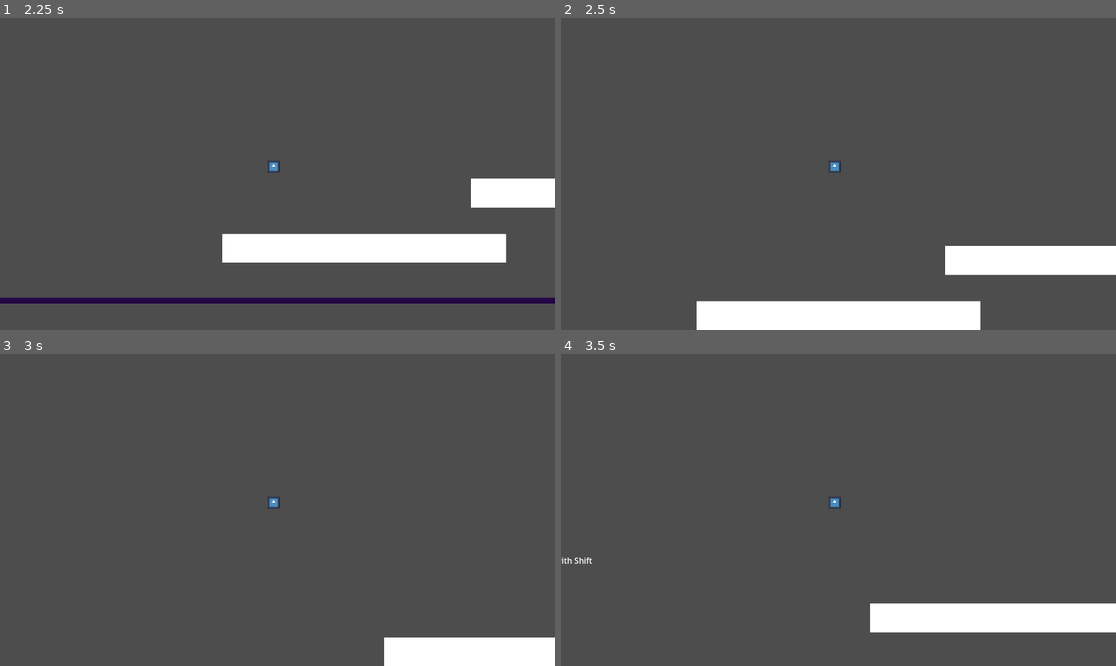
Above: before the commit, frames 1-4 (two rows, left to right).
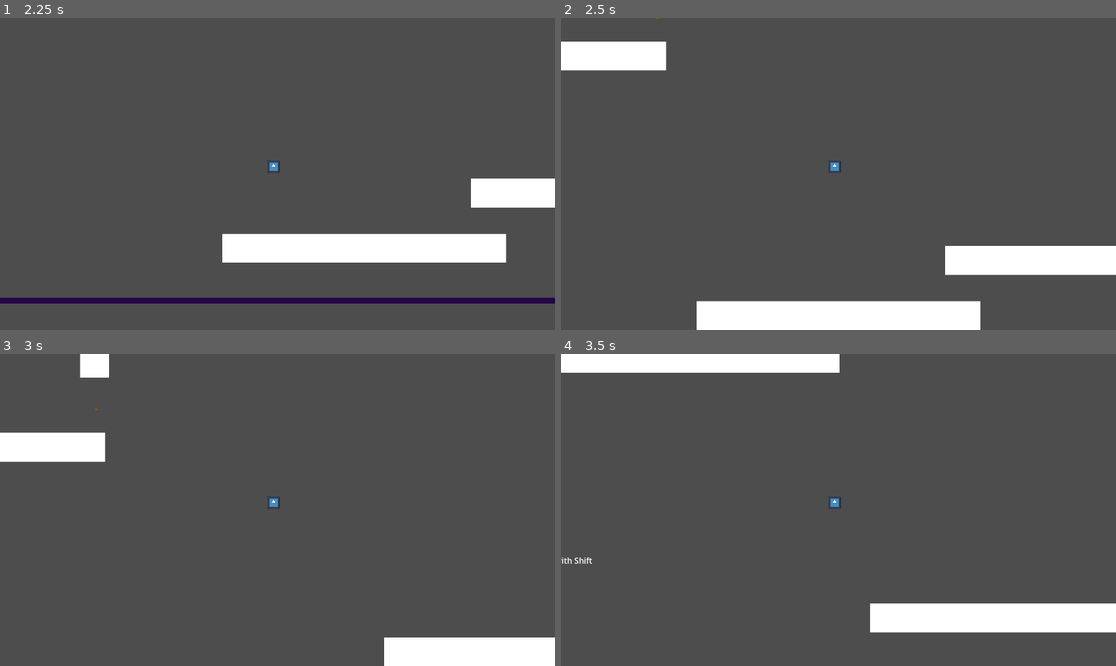
Above: after the commit, the same moments.

Repository: Arkcorner/Insecurity
Game: Godot game, scene res://UI/main_menu.tscn
The game is run twice, just before and just after one commit, with the same random seed, the same clock (stepped at 60 frames per second) and the same inputs. The engine's default icon, where the game draws it, is replaced by a stand-in: a white triangle on a blue panel in a dark square.
Inputs (mouse positions are in pixels of both pictures, inside the frame that each line leads up to):
- Up to frame 1 (2.25 s): click "Play" at 0.5 s; move the mouse to (399, 158) at 1.27 s; hold Ctrl (crouch) 1.28-2.03 s; hold D (right) from 1.28 s (still down); click (399, 158) at 1.42 s; tap Space (jump) at 1.52 s; move the mouse to (166, 189) at 2.02 s; tap C (dash) at 2.1 s
- Up to frame 2 (2.5 s): keep holding D (right); tap Space (jump) at 2.27 s
- Up to frame 3 (3 s): move the mouse to (333, 441) at 2.77 s; release D (right) at 2.78 s; hold A (left) from 2.78 s (still down); hold Shift (sprint) from 2.78 s (still down)
- Up to frame 4 (3.5 s): keep holding A (left); keep holding Shift (sprint)

Frame 1 is identical in both runs. In frame 2, 1.8% of the frame differs, in the area x 0-20%, y 0-17%; in frame 3, 2.2%; in frame 4, 3.0%, in the area x 0-51%, y 0-7%.

Commit message:
Strawberry System
Added the strawberry system.  It contains the collectible (Strawberry_Item) and an area for the player to clear the strawberry (Strawberry_Clear) once its acquired.

Diff:
--- /dev/null
+++ b/scenes/strawberry.tscn
@@ -0,0 +1,38 @@
+[gd_scene load_steps=6 format=3 uid="uid://dq6cop6wpvn3p"]
+
+[ext_resource type="Script" path="res://scripts/strawberry.gd" id="1_hpwuq"]
+[ext_resource type="Texture2D" uid="uid://w5dqwyahgweh" path="res://assets/IconTemp.jpg" id="1_qnnu6"]
+[ext_resource type="Texture2D" uid="uid://cip0ocitxbyn8" path="res://assets/PixelDog.png" id="3_ju3ou"]
+
+[sub_resource type="RectangleShape2D" id="RectangleShape2D_t36w5"]
+size = Vector2(50, 27)
+
+[sub_resource type="RectangleShape2D" id="RectangleShape2D_nk1uf"]
+
+[node name="Strawberry" type="Node2D"]
+script = ExtResource("1_hpwuq")
+
+[node name="Strawberry_Item" type="Area2D" parent="."]
+
+[node name="Sprite2D" type="Sprite2D" parent="Strawberry_Item"]
+position = Vector2(-13.7932, -13.4375)
+scale = Vector2(0.164394, 0.164394)
+texture = ExtResource("1_qnnu6")
+
+[node name="CollisionShape2D" type="CollisionShape2D" parent="Strawberry_Item"]
+position = Vector2(-14, -13.5)
+shape = SubResource("RectangleShape2D_t36w5")
+
+[node name="Strawberry_Clear" type="Area2D" parent="."]
+position = Vector2(172, 3)
+
+[node name="Sprite2D" type="Sprite2D" parent="Strawberry_Clear"]
+position = Vector2(108, 18)
+texture = ExtResource("3_ju3ou")
+
+[node name="CollisionShape2D" type="CollisionShape2D" parent="Strawberry_Clear"]
+position = Vector2(108, 19)
+shape = SubResource("RectangleShape2D_nk1uf")
+
+[connection signal="body_entered" from="Strawberry_Item" to="." method="_on_strawberry_item_body_entered"]
+[connection signal="body_entered" from="Strawberry_Clear" to="." method="_on_strawberry_clear_body_entered"]
--- /dev/null
+++ b/scenes/strawberry_flying.tscn
@@ -0,0 +1,21 @@
+[gd_scene load_steps=4 format=3 uid="uid://bntdhjjh3shdx"]
+
+[ext_resource type="Texture2D" uid="uid://w5dqwyahgweh" path="res://assets/IconTemp.jpg" id="1_juq0t"]
+[ext_resource type="Script" path="res://scripts/strawberry_flying.gd" id="1_ssmtk"]
+
+[sub_resource type="RectangleShape2D" id="RectangleShape2D_6t40n"]
+size = Vector2(50, 27)
+
+[node name="Strawberry - Flying" type="Area2D"]
+script = ExtResource("1_ssmtk")
+
+[node name="Sprite2D" type="Sprite2D" parent="."]
+position = Vector2(-13.7932, -13.4375)
+scale = Vector2(0.164394, 0.164394)
+texture = ExtResource("1_juq0t")
+
+[node name="CollisionShape2D" type="CollisionShape2D" parent="."]
+position = Vector2(-14, -13.5)
+shape = SubResource("RectangleShape2D_6t40n")
+
+[connection signal="body_entered" from="." to="." method="_on_body_entered"]
--- a/scenes/world.tscn
+++ b/scenes/world.tscn
@@ -7,6 +7,7 @@
 [ext_resource type="PackedScene" uid="uid://cgsv3lwnmxlbi" path="res://scenes/platform.tscn" id="4_vwmym"]
 [ext_resource type="PackedScene" uid="uid://ecbq0jn5cpw3" path="res://scenes/dog_naming.tscn" id="6_f7kl3"]
 [ext_resource type="PackedScene" uid="uid://dk0b20a4ol8tb" path="res://scenes/plank_pickup.tscn" id="7_s272a"]
+[ext_resource type="PackedScene" uid="uid://dq6cop6wpvn3p" path="res://scenes/strawberry.tscn" id="8_gc6dl"]
 
 [sub_resource type="QuadMesh" id="QuadMesh_xbqku"]
 
@@ -125,3 +126,28 @@
 
 [node name="PlankPickup" parent="." instance=ExtResource("7_s272a")]
 position = Vector2(-3407, 351)
+
+[node name="StrawberryTesting" type="Node2D" parent="."]
+
+[node name="Platform19" parent="StrawberryTesting" instance=ExtResource("4_vwmym")]
+position = Vector2(-2558, -730)
+
+[node name="Platform20" parent="StrawberryTesting" instance=ExtResource("4_vwmym")]
+position = Vector2(-3089, -1067)
+rotation = -1.57079
+
+[node name="Platform22" parent="StrawberryTesting" instance=ExtResource("4_vwmym")]
+position = Vector2(-2532, -1421)
+rotation = -3.14159
+
+[node name="Strawberry" parent="StrawberryTesting" instance=ExtResource("8_gc6dl")]
+position = Vector2(-2859, -1402)
+
+[node name="Strawberry_Clear" parent="StrawberryTesting/Strawberry" index="1"]
+position = Vector2(658, 625)
+
+[node name="Platform21" parent="StrawberryTesting" instance=ExtResource("4_vwmym")]
+position = Vector2(-2207, -1355)
+rotation = -1.57079
+
+[editable path="StrawberryTesting/Strawberry"]
--- a/scripts/Global.gd
+++ b/scripts/Global.gd
@@ -8,3 +8,4 @@
 var is_climbing = false
 var dog_name = "Dexter"
 var plank_count = 0
+var strawberry_count = 0
--- /dev/null
+++ b/scripts/Strawberry_Clear.gd
@@ -0,0 +1,11 @@
+extends Area2D
+
+
+# Called when the node enters the scene tree for the first time.
+func _ready():
+	pass # Replace with function body.
+
+
+# Called every frame. 'delta' is the elapsed time since the previous frame.
+func _process(delta):
+	pass
--- /dev/null
+++ b/scripts/strawberry.gd
@@ -0,0 +1,30 @@
+extends Node2D
+
+@onready var caught = false
+@onready var player = get_tree().get_root().get_node("World").get_node("Player")
+@onready var strawberry_clear = $Strawberry_Clear
+@onready var strawberry_item = $Strawberry_Item
+
+
+# Called when the node enters the scene tree for the first time.
+func _ready():
+	pass # Replace with function body.
+
+
+# Called every frame. 'delta' is the elapsed time since the previous frame.
+func _process(delta):
+
+	if caught == true:
+		strawberry_item.global_position = player.global_position + Vector2(-100, -100)
+
+
+func _on_strawberry_item_body_entered(body):
+	caught = true
+
+
+func _on_strawberry_clear_body_entered(body):
+	if caught == true:
+		caught = false
+		Global.strawberry_count += 1
+		print(Global.strawberry_count)
+		strawberry_item.queue_free()
--- /dev/null
+++ b/scripts/strawberry_flying.gd
@@ -0,0 +1,15 @@
+extends Area2D
+
+
+# Called when the node enters the scene tree for the first time.
+func _ready():
+	pass # Replace with function body.
+
+
+# Called every frame. 'delta' is the elapsed time since the previous frame.
+func _process(delta):
+	pass
+
+
+func _on_body_entered(body):
+	position = body.position
Not shown: 1 places in scenes/world.tscn that only renumber resources
